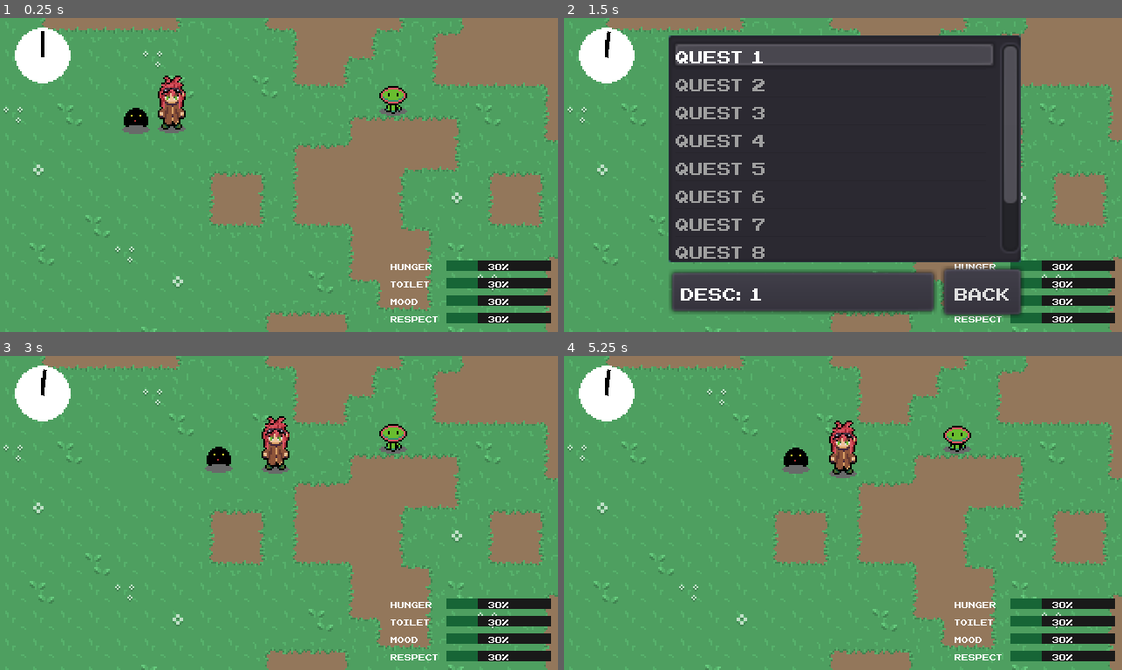
Above: before the commit, frames 1-4 (two rows, left to right).
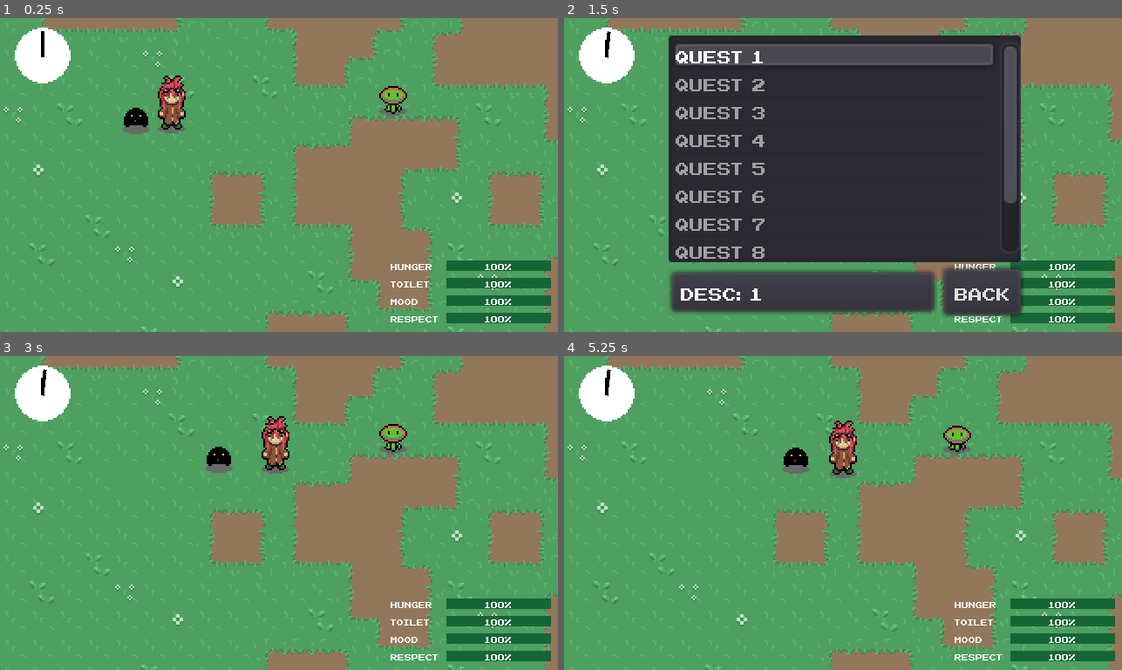
Above: after the commit, the same moments.

Repository: Morphclue/evo-world
Game: Godot game, scene res://world.tscn
Same seed, same stepped clock (60 frames per second), same inputs: the game is played once before the commit and once after it.
Inputs:
- Up to frame 1 (0.25 s): no input
- Up to frame 2 (1.5 s): tap Enter (ui_accept) at 0.5, 0.77 s; hold D (right) 0.53-1.28 s; tap K (confirm) at 0.6 s; hold S (down) from 1.28 s (still down); tap J (journal) at 1.35 s
- Up to frame 3 (3 s): tap Enter (ui_accept) at 1.52, 2 s; release S (down) at 2.03 s; hold D (right) 2.03-2.75 s; tap K (confirm) at 2.1 s; click "Back" at 2.75 s
- Up to frame 4 (5.25 s): tap K (confirm) at 3.5, 4.35, 5 s; hold Up (ui_up) 3.53-4.28 s; tap J (journal) at 3.6, 5.1 s; tap Enter (ui_accept) at 3.77, 4.25, 4.52 s; hold A (left) from 4.28 s (still down)

The runs differ from the first frame. In frame 1, 1.7% of the frame differs, in the area x 85-99%, y 77-98%; in frame 2, 1.7%; in frame 3, 1.7%; in frame 4, 1.7%.

Commit message:
feat: add eventbus and status

Diff:
--- /dev/null
+++ b/autoload/eventBus.gd
@@ -0,0 +1,4 @@
+extends Node
+
+#warning-ignore:unused_signal
+signal status_changed(status)
--- a/pet/pet.gd
+++ b/pet/pet.gd
@@ -1,6 +1,32 @@
 extends KinematicBody2D
 
 onready var player: Node2D = get_node("../player")
+var status: Dictionary = {
+	hunger = 100,
+	toilet = 100,
+	mood = 100,
+	respect = 100
+}
+
+func _ready():
+	_emit_change()
+
 
 func _physics_process(delta):
 	position = position.linear_interpolate(player.position, delta * Constants.FOLLOW_SPEED)
+
+
+func _emit_change():
+	EventBus.emit_signal("status_changed", status)
+
+
+func _on_timer_timeout():
+	_decrease_values()
+	_emit_change()
+
+
+func _decrease_values():
+	status.hunger -= 2
+	status.toilet -= 1
+	status.mood -= 1
+	status.respect -= 1
--- a/pet/pet.tscn
+++ b/pet/pet.tscn
@@ -25,3 +25,9 @@
 position = Vector2( 0, 14 )
 rotation = 1.5708
 shape = SubResource( 1 )
+
+[node name="timer" type="Timer" parent="."]
+wait_time = 10.0
+autostart = true
+
+[connection signal="timeout" from="timer" to="." method="_on_timer_timeout"]
--- a/project.godot
+++ b/project.godot
@@ -35,6 +35,7 @@
 PlayerVariables="*res://autoload/playerVariables.gd"
 Constants="*res://autoload/constants.gd"
 Utils="*res://autoload/utils.gd"
+EventBus="*res://autoload/eventBus.gd"
 
 [display]
 
--- /dev/null
+++ b/ui/hud/status.gd
@@ -0,0 +1,22 @@
+extends Control
+
+onready var hunger_bar = $hBox/progressBars/hunger
+onready var toilet_bar = $hBox/progressBars/toilet
+onready var mood_bar = $hBox/progressBars/mood
+onready var respect_bar = $hBox/progressBars/respect
+
+func _ready():
+	_connect_signals()
+
+
+func _connect_signals():
+	var error_code = EventBus.connect("status_changed", self, "_on_status_changed")
+	if error_code != OK:
+		print("Failed to connect status_changed")
+
+
+func _on_status_changed(status):
+	hunger_bar.value = status.hunger
+	toilet_bar.value = status.toilet
+	mood_bar.value = status.mood
+	respect_bar.value = status.respect
--- a/ui/hud/status.tscn
+++ b/ui/hud/status.tscn
@@ -1,4 +1,6 @@
-[gd_scene load_steps=6 format=2]
+[gd_scene load_steps=7 format=2]
+
+[ext_resource path="res://ui/hud/status.gd" type="Script" id=1]
 
 [sub_resource type="DynamicFontData" id=1]
 font_path = "res://ui/fonts/NESCyrillic.ttf"
@@ -20,6 +22,7 @@
 anchor_right = 1.0
 anchor_bottom = 1.0
 theme = SubResource( 7 )
+script = ExtResource( 1 )
 __meta__ = {
 "_edit_use_anchors_": false
 }
@@ -36,7 +39,7 @@
 [node name="labels" type="VBoxContainer" parent="hBox"]
 margin_left = 224.0
 margin_right = 252.0
-margin_bottom = 60.0
+margin_bottom = 40.0
 
 [node name="hunger" type="Label" parent="hBox/labels"]
 margin_right = 28.0
@@ -64,7 +67,7 @@
 [node name="progressBars" type="VBoxContainer" parent="hBox"]
 margin_left = 256.0
 margin_right = 316.0
-margin_bottom = 60.0
+margin_bottom = 40.0
 rect_min_size = Vector2( 60, 0 )
 __meta__ = {
 "_edit_use_anchors_": false
@@ -77,7 +80,7 @@
 custom_styles/bg = SubResource( 5 )
 custom_colors/font_color = Color( 1, 1, 1, 1 )
 step = 1.0
-value = 30.0
+value = 100.0
 __meta__ = {
 "_edit_use_anchors_": false
 }
@@ -90,7 +93,7 @@
 custom_styles/bg = SubResource( 5 )
 custom_colors/font_color = Color( 1, 1, 1, 1 )
 step = 1.0
-value = 30.0
+value = 100.0
 __meta__ = {
 "_edit_use_anchors_": false
 }
@@ -103,7 +106,7 @@
 custom_styles/bg = SubResource( 5 )
 custom_colors/font_color = Color( 1, 1, 1, 1 )
 step = 1.0
-value = 30.0
+value = 100.0
 __meta__ = {
 "_edit_use_anchors_": false
 }
@@ -116,7 +119,7 @@
 custom_styles/bg = SubResource( 5 )
 custom_colors/font_color = Color( 1, 1, 1, 1 )
 step = 1.0
-value = 30.0
+value = 100.0
 __meta__ = {
 "_edit_use_anchors_": false
 }
